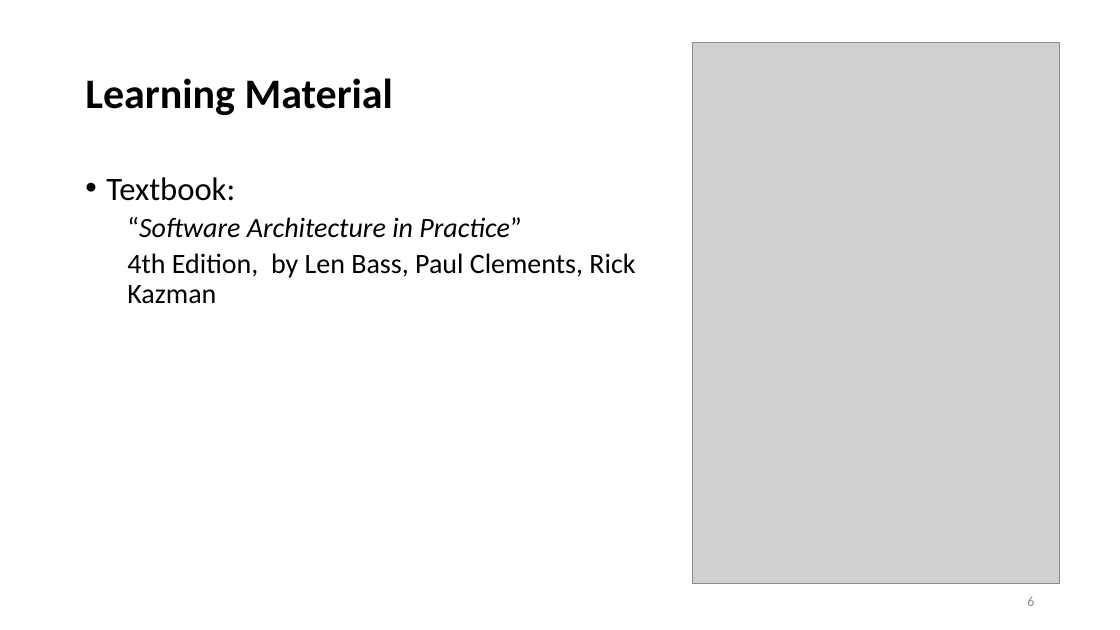
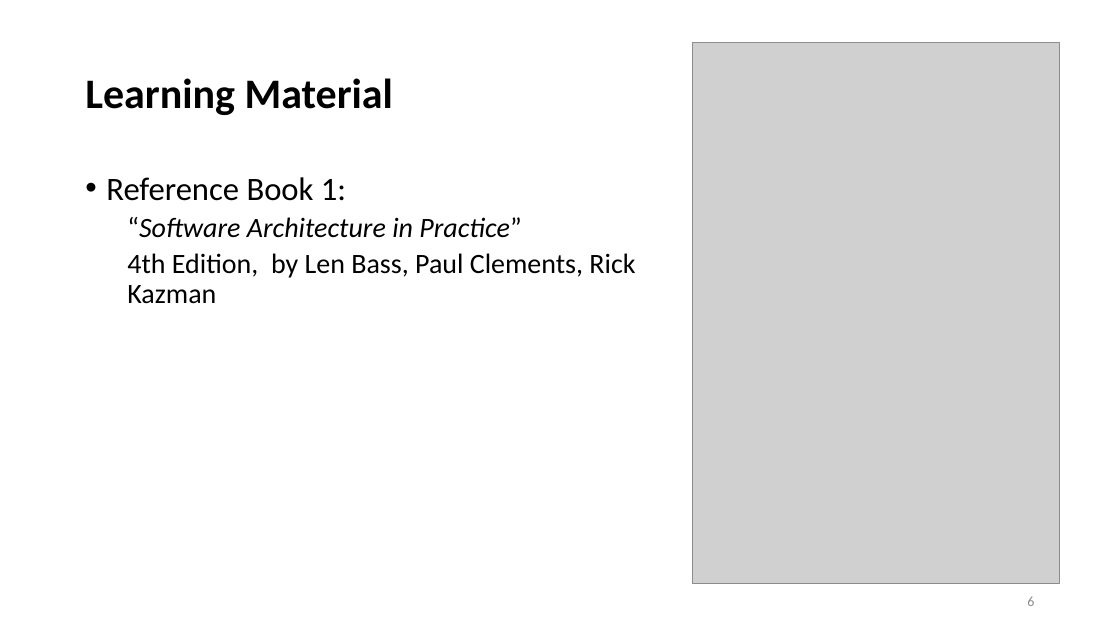
Before and after one commit to ArchitectingSoftware/SE577-SoftwareArchitecture, a slide deck: slide 6 of lectures/Week 1 - Course Overview.pptx. Drawn at 1120x630 pixels with LibreOffice and Linux fonts; fonts in the diff are those of the drawing; grey boxes stand for pictures. Boxes give left, top, right and bottom in pixels: in the first picture for what was removed or moved away, otherwise in the second. Text is boxed around its words. In the diff, an @@ line names an element or a change of style, - is before the commit and + after.

```diff
--- a/lectures/Week 1 - Course Overview.pptx
+++ b/lectures/Week 1 - Course Overview.pptx
@@ text at (106, 177, 346, 201): text changed @@
-• Textbook:
+• Reference Book 1:
```
Also in this commit, not shown: 4 other slides changed, 2 slides added, 28 slides removed, 1 other file.
